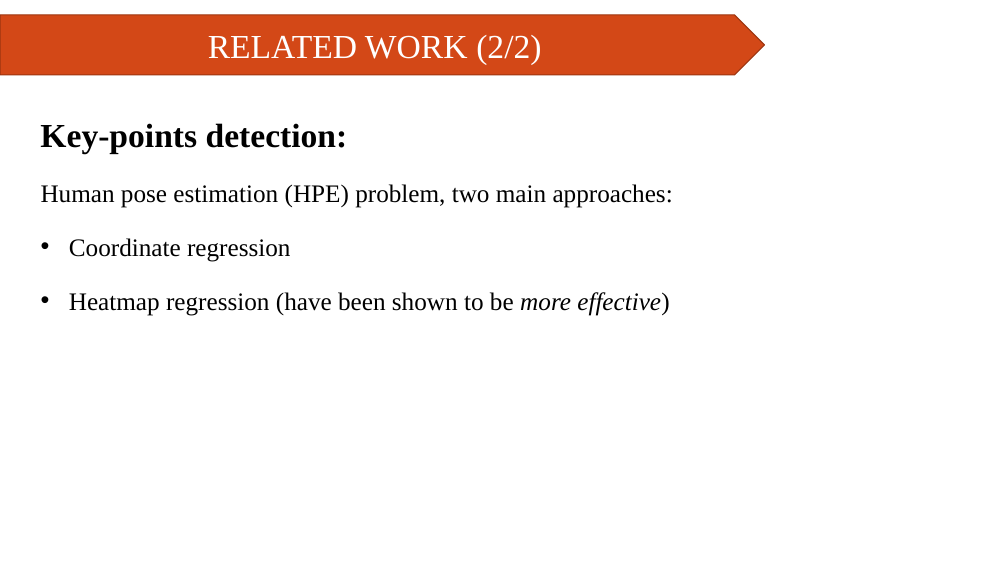
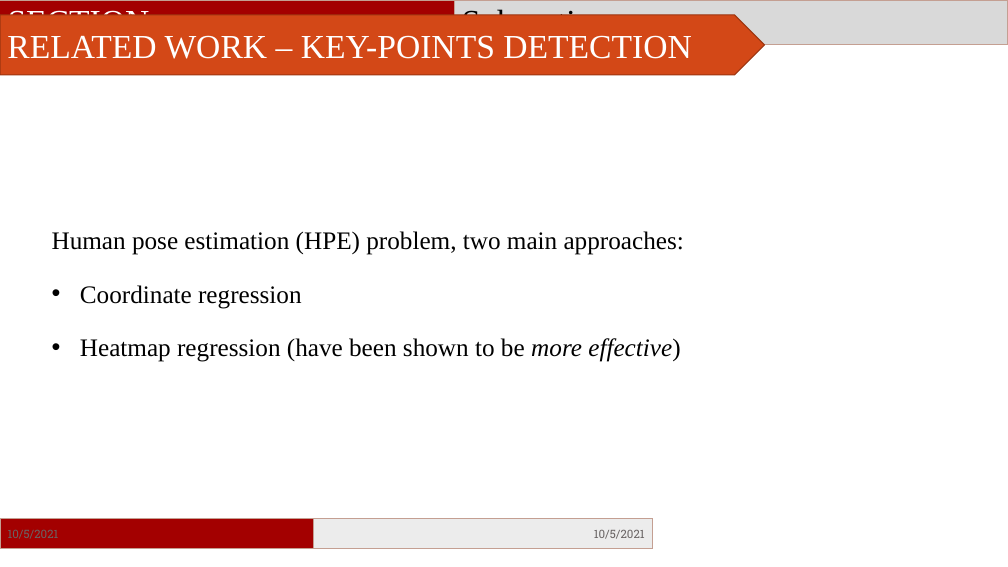
Before and after one commit to phamvandan/graduated-thesis-2021, a slide deck: slide 11 of NCKH.pptx. Drawn at 1008x567 pixels with LibreOffice and Linux fonts; fonts in the diff are those of the drawing; background and template pictures are left out. Boxes give left, top, right and bottom in pixels: in the first picture for what was removed or moved away, otherwise in the second. Text is boxed around its words. In the diff, an @@ line names an element or a change of style, - is before the commit and + after.

```diff
--- a/NCKH.pptx
+++ b/NCKH.pptx
@@ rectangle added at bbox=[0, 0, 454, 45], fill #A30000, outline #C49F92 0.75 pt, 32 pt, text #FFFFFF @@
+SECTION
@@ rectangle added at bbox=[454, 0, 1008, 45], fill #D9D9D9, outline #C49F92 0.75 pt, 32 pt, text #000000 @@
+Subsection
@@ text in pentagon arrow at bbox=[7, 35, 691, 59]: text changed @@
-RELATED WORK (2/2)
+RELATED WORK – KEY-POINTS DETECTION
@@ text removed at bbox=[40, 123, 348, 154] @@
-Key-points detection:
@@ text "Human pose estimation (HPE) problem, ...": place and size @@
-text "Human pose estimation (HPE) problem, ..." at bbox=[41, 184, 673, 316]
+text "Human pose estimation (HPE) problem, ..." at bbox=[52, 231, 684, 362]
@@ rectangle added at bbox=[0, 519, 314, 549], fill #A30000, outline #C49F92 0.75 pt, 11 pt, text #696464 @@
+10/5/2021
@@ rectangle added at bbox=[314, 519, 653, 549], fill #ECECEC, outline #C49F92 0.75 pt, 11 pt, text #696464 @@
+10/5/2021
```
Also in this commit, not shown: 19 other slides changed, 1 slide added, 1 other file.
